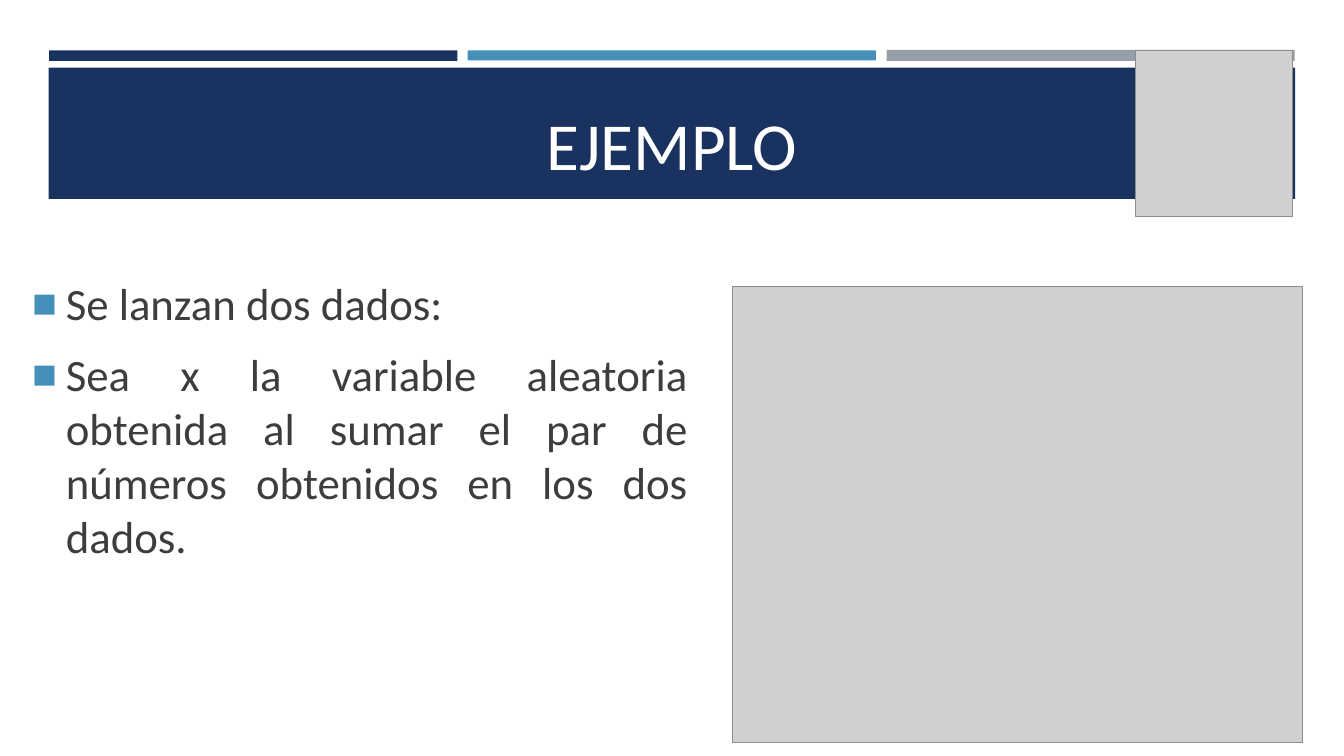
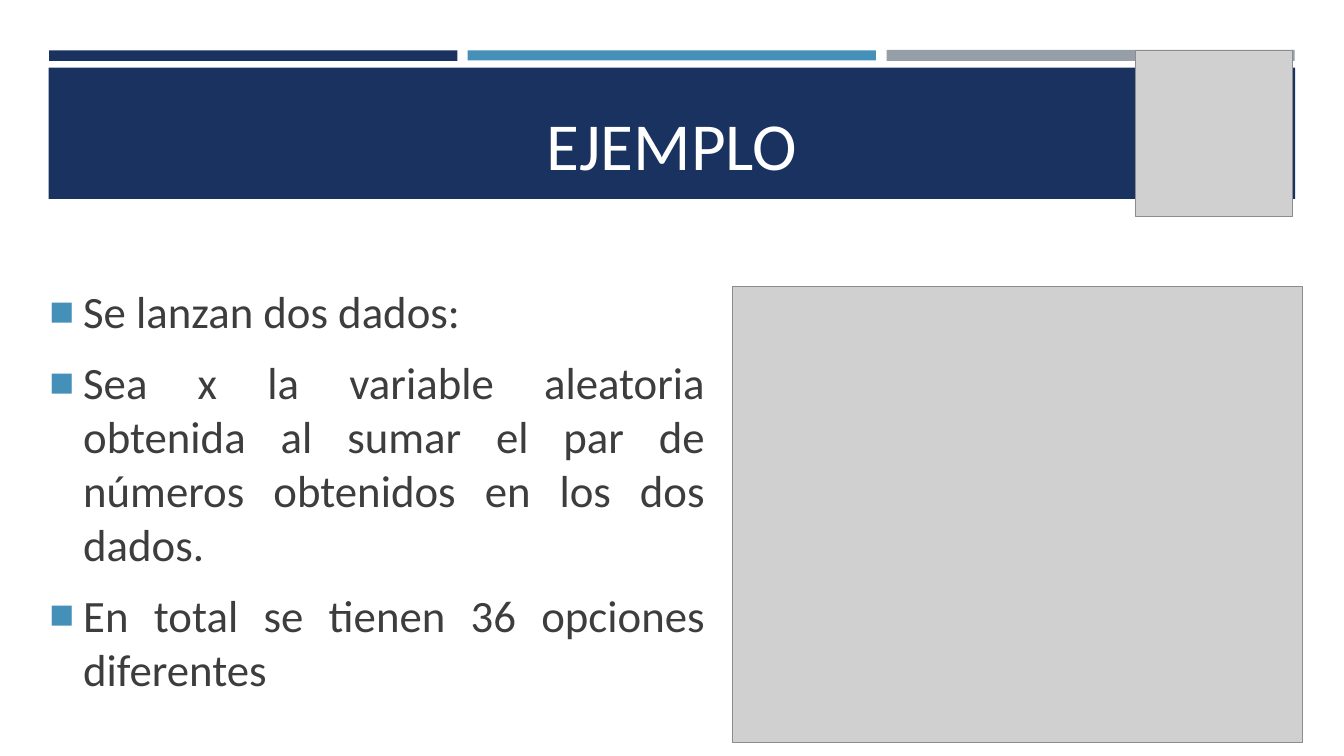
Before and after one commit to estadisticaITM/estadisticaITM.github.io, a slide deck: slide 5 of ITM_VAD_EBX.pptx. Drawn at 1344x756 pixels with LibreOffice and Linux fonts; fonts in the diff are those of the drawing; grey boxes stand for pictures. Boxes give left, top, right and bottom in pixels: in the first picture for what was removed or moved away, otherwise in the second. Text is boxed around its words. In the diff, an @@ line names an element or a change of style, - is before the commit and + after.

```diff
--- a/ITM_VAD_EBX.pptx
+++ b/ITM_VAD_EBX.pptx
@@ text "Se lanzan dos dados:": place and size @@
-text "Se lanzan dos dados:" at <box>66,289,688,554</box>
+text "Se lanzan dos dados:" at <box>83,297,705,687</box>
@@ text at <box>83,601,704,687</box>: paragraph added @@
+■ En total se tienen 36 opciones diferentes
```
Also in this commit, not shown: 2 other slides changed, 5 slides added, 3 slides removed, 18 other files.
